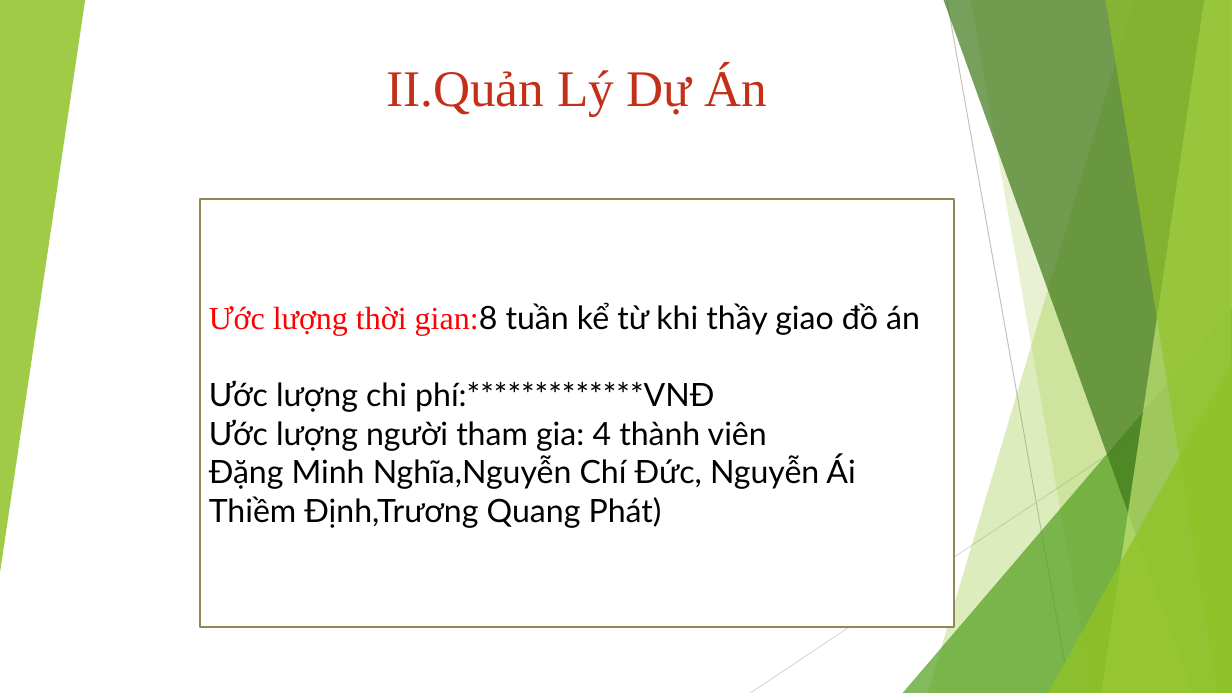
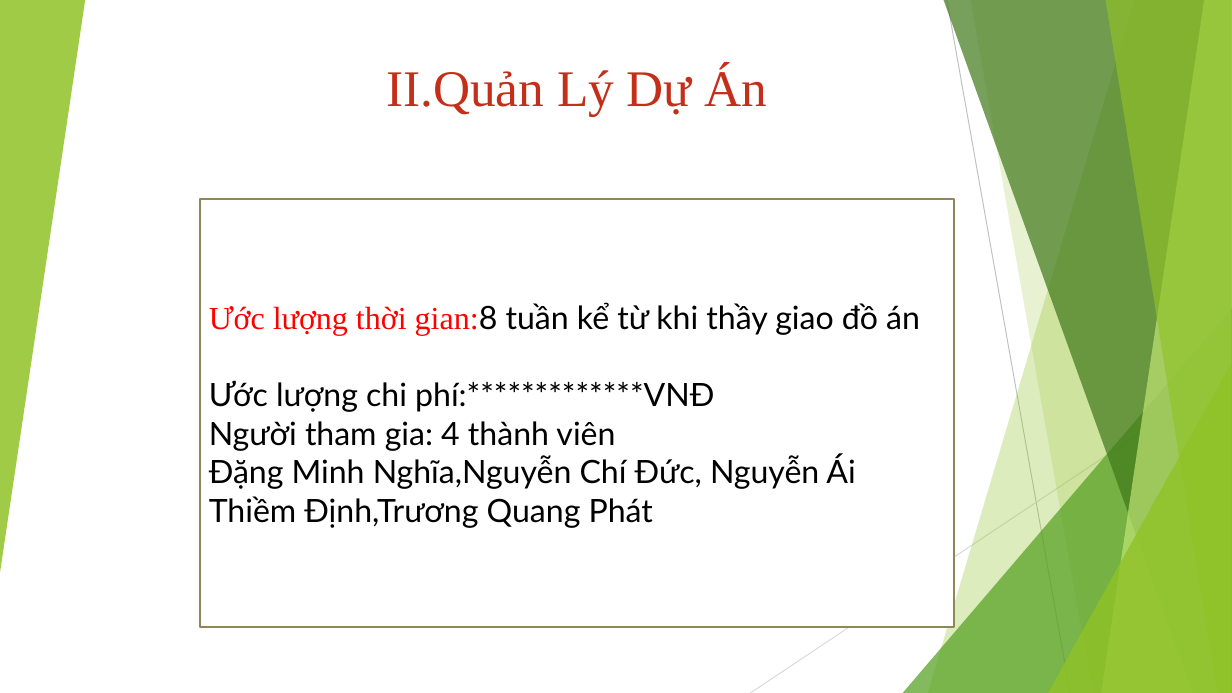
Before and after one commit to DinhNguyen2011/CNPM, a slide deck: slide 5 of Đồ án CNPM.pptx (slide 3 before the commit). Drawn at 1232x693 pixels with LibreOffice and Linux fonts; fonts in the diff are those of the drawing. Boxes give left, top, right and bottom in pixels: in the first picture for what was removed or moved away, otherwise in the second. Text is boxed around its words. In the diff, an @@ line names an element or a change of style, - is before the commit and + after.

```diff
--- a/Đồ án CNPM.pptx
+++ b/Đồ án CNPM.pptx
@@ text in rectangle at [209, 421, 855, 528]: text changed @@
-Ước lượng người tham gia: 4 thành viên
-Đặng Minh Nghĩa,Nguyễn Chí Đức, Nguyễn Ái Thiềm Định,Trương Quang Phát)
+Người tham gia: 4 thành viên
+Đặng Minh Nghĩa,Nguyễn Chí Đức, Nguyễn Ái Thiềm Định,Trương Quang Phát
```
Also in this commit, not shown: 2 other slides changed, 2 slides added, 2 other files.
